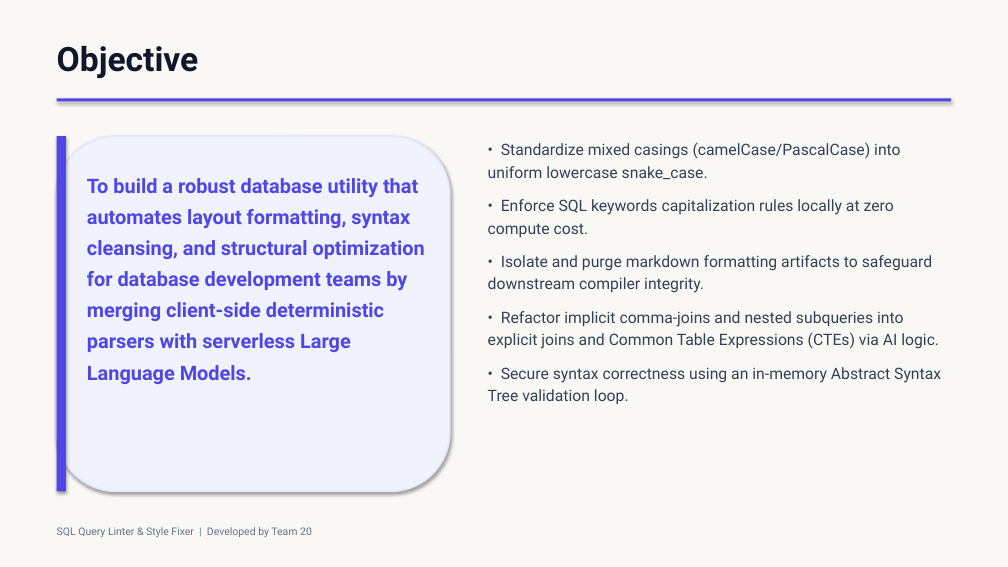
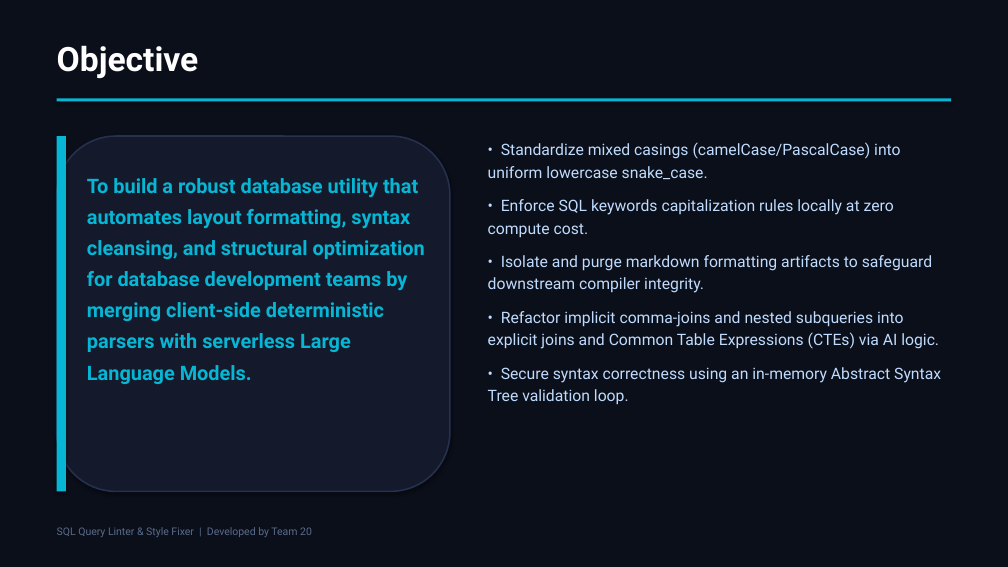
Before and after one commit to bharathpyla/sql-query-linter-style-fixer, a slide deck: slide 2 of Presentation.pptx. Drawn at 1008x567 pixels with LibreOffice and Linux fonts; fonts in the diff are those of the drawing. Boxes give left, top, right and bottom in pixels: in the first picture for what was removed or moved away, otherwise in the second. Text is boxed around its words. In the diff, an @@ line names an element or a change of style, - is before the commit and + after.

Commit message:
Update presentation Presentation.pptx with premium Cyber-Glow tech theme

```diff
--- a/Presentation.pptx
+++ b/Presentation.pptx
@@ background #FAF8F5 to #0B0F1A @@
@@ text "Objective" at (57, 45, 199, 78): text colour #0F172A to #FFFFFF @@
@@ rectangle at (57, 98, 951, 101): fill #4F46E5 to #06B6D4 @@
@@ rectangle at (57, 136, 66, 492): fill #4F46E5 to #06B6D4 @@
@@ rounded rectangle at (57, 136, 450, 492): fill #F0F2FE to #141A2B; outline #E0E7FF 1.5 pt to #26304F 1.5 pt @@
@@ text "• Standardize mixed casings (camelCase/PascalCase) ..." at (488, 142, 941, 405): text colour #334155 to #BFDBFE @@
@@ text "To build a robust database ..." at (87, 178, 425, 384): text colour #4F46E5 to #06B6D4 @@
@@ text "SQL Query Linter & Style ..." at (57, 527, 312, 537): text colour #64748B to #5A6B8C @@
```
Also in this commit, not shown: 7 other slides changed.
